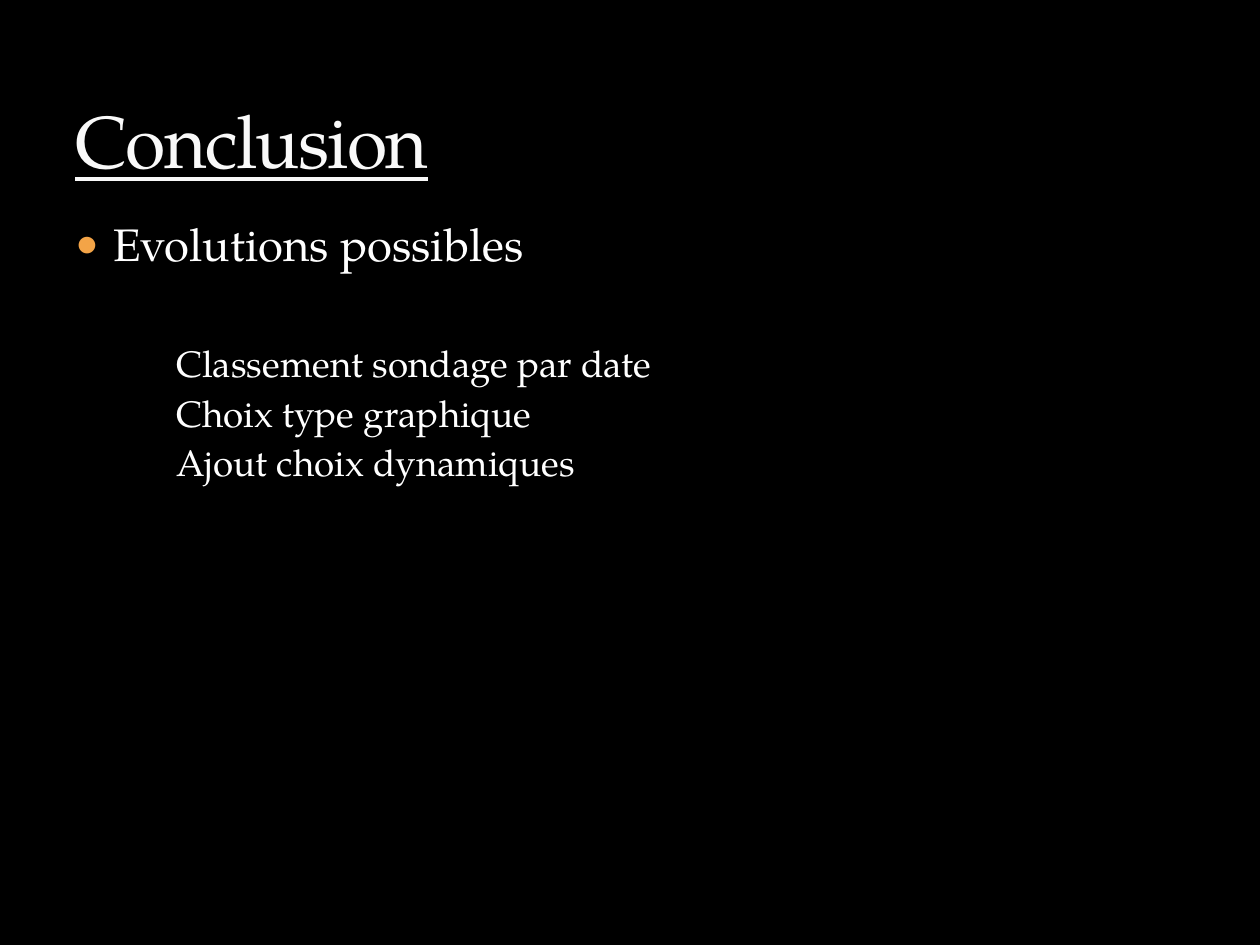
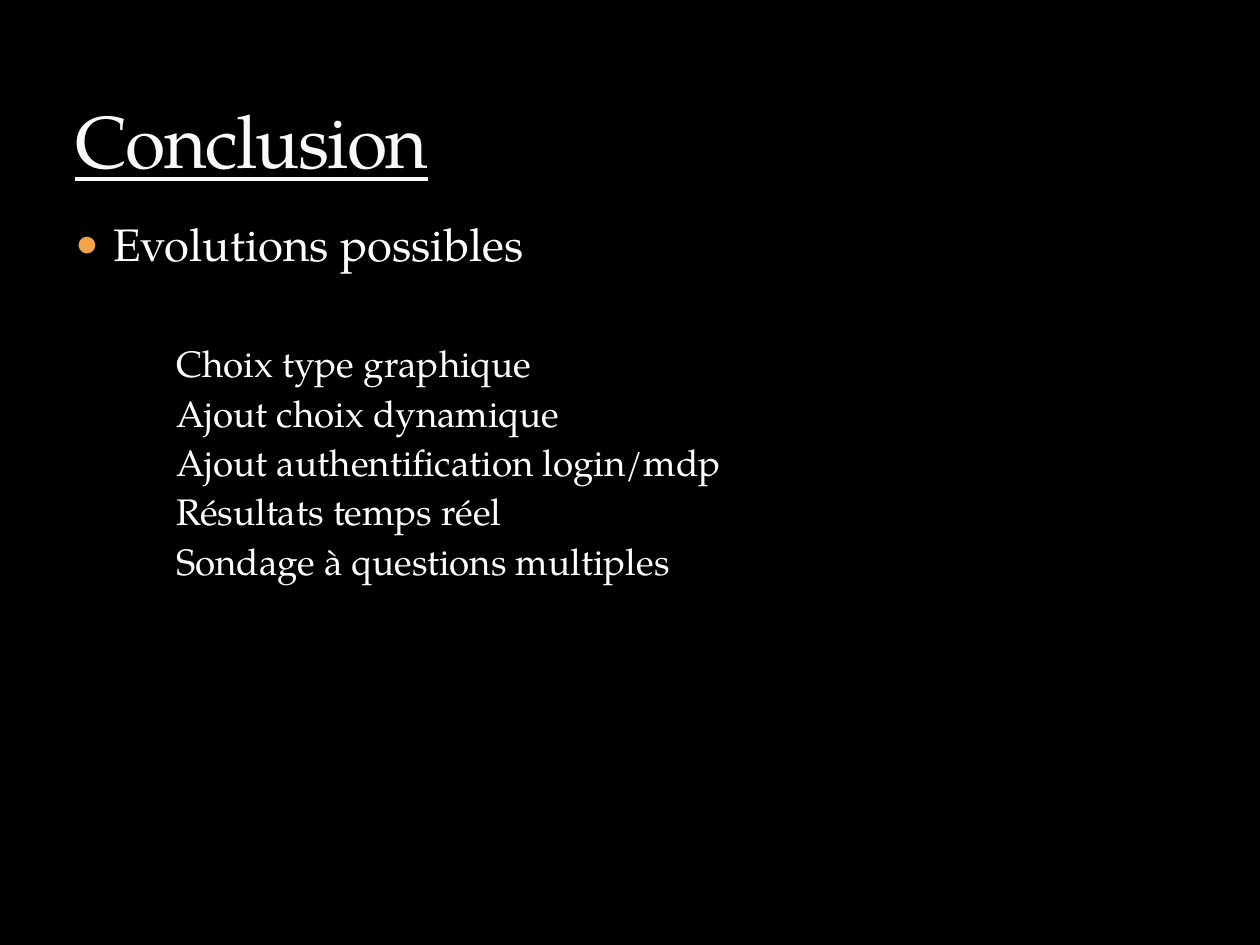
Before and after one commit to Benoroth/Projet-1-Sondage, a slide deck: slide 6 of Présentation/Présentation Site.pptx. Drawn at 1260x945 pixels with LibreOffice and Linux fonts; fonts in the diff are those of the drawing; background and template pictures are left out. Boxes give left, top, right and bottom in pixels: in the first picture for what was removed or moved away, otherwise in the second. Text is boxed around its words. In the diff, an @@ line names an element or a change of style, - is before the commit and + after.

Commit message:
maj présentation ppt

```diff
--- a/Présentation/Présentation Site.pptx
+++ b/Présentation/Présentation Site.pptx
@@ text at bbox=[176, 350, 651, 388]: paragraph removed @@
-    Classement sondage par date
@@ text at bbox=[176, 400, 721, 586]: text changed @@
-    Ajout choix dynamiques
+    Ajout choix dynamique
+    Ajout authentification login/mdp
+    Résultats temps réel
+    Sondage à questions multiples
```
Also in this commit, not shown: 1 other slide changed.
